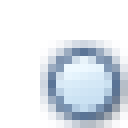
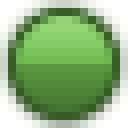
Layers edited between the first and the second 128×128 image:
showed group "16" (17 layers) over 16, 16, 112, 112
added group "green 2" with 1 layers in group "16" over 16, 16, 112, 112
added layer "green" (1st of 7, in "16" › "green 2") in group "green 2" over 16, 16, 112, 112
hid group "11" (10 layers) over 56, 56, 112, 112
